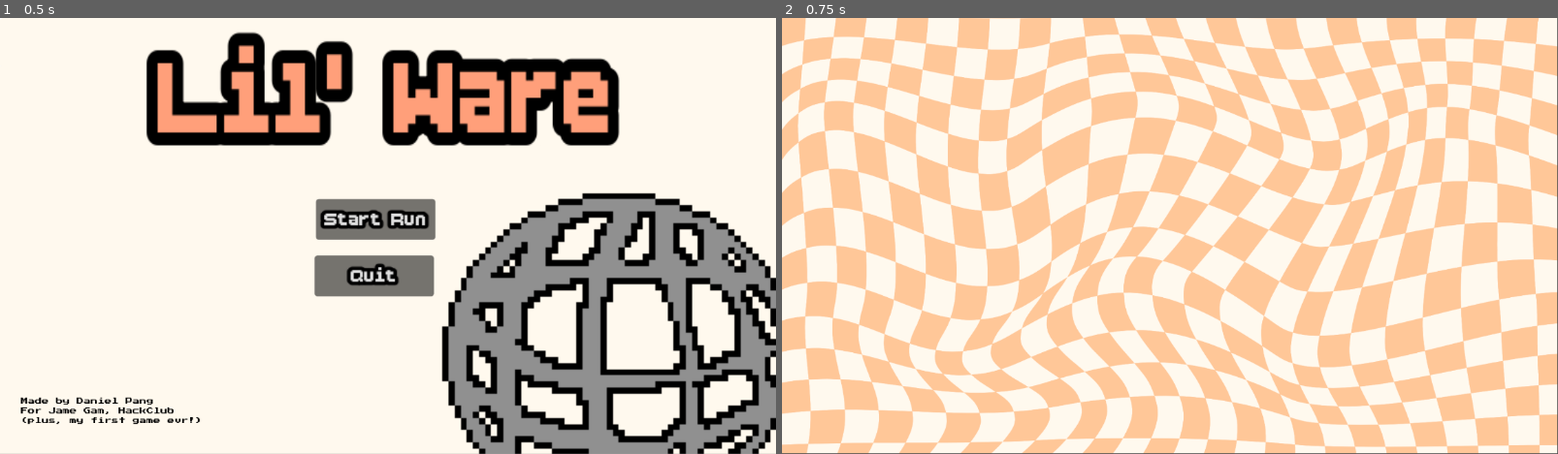
Above: before the commit, frames 1-2 (left to right).
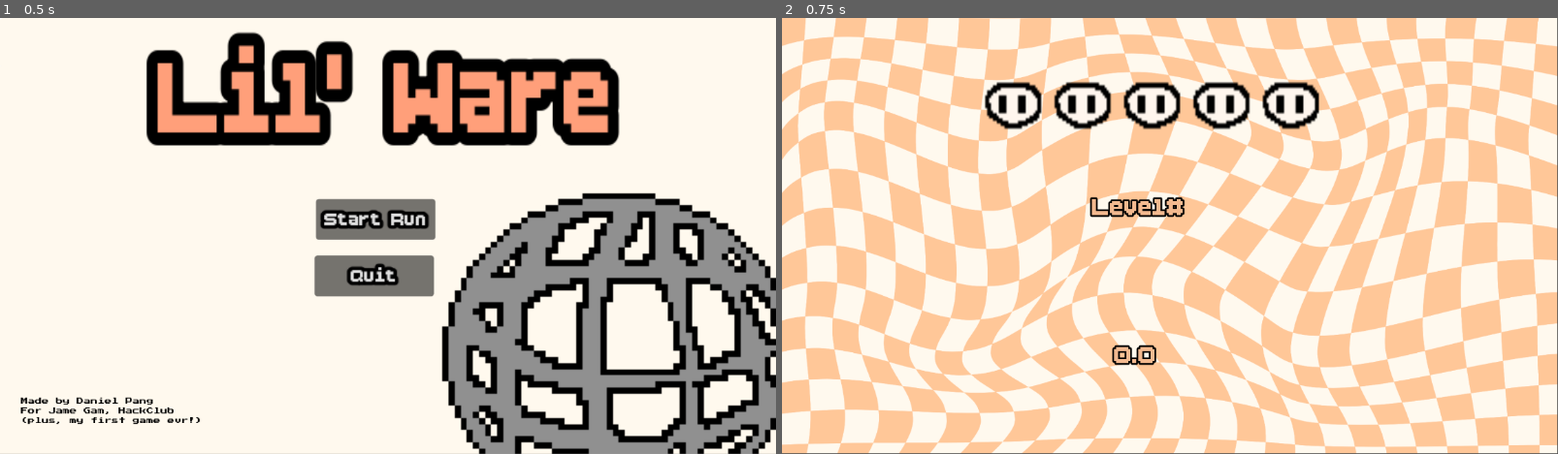
Above: after the commit, the same moments.

Repository: Doctor-Quack/Lil-Ware-Game
Game: Godot game, scene res://Scenes/title_screen.tscn
Same seed, same stepped clock (60 frames per second), same inputs: the game is played once before the commit and once after it.
Inputs:
- Up to frame 1 (0.5 s): no input
- Up to frame 2 (0.75 s): click "Start Run" at 0.5 s

Frame 1 is identical in both runs. In frame 2, 3.4% of the frame differs, in the area x 26-70%, y 14-80%.
Error after the commit: Parse Error: Unexpected "Indent" in class body. (res://Scenes/timer_screen.gd:34)

Commit message:
FIxed many bugs
There were many bugs when creating the timer. For instance, Timer as a function was not shown in base self and the node names and new variable names were confusing me on what is supposed to be mentioned. fixed hopefully with a new line. Still feeling very janky because i do not know what happened.

Diff:
--- a/Scenes/level_scene.tscn
+++ b/Scenes/level_scene.tscn
@@ -1,11 +1,66 @@
 [gd_scene format=3 uid="uid://b53weak2q12hd"]
 
+[ext_resource type="Script" uid="uid://ddedp3dh15vwg" path="res://Scenes/timer_screen.gd" id="1_2fcgv"]
 [ext_resource type="Texture2D" uid="uid://ch06ehr3yooda" path="res://level intermission.png" id="1_rol8n"]
+[ext_resource type="Texture2D" uid="uid://cr3svr4xjo0me" path="res://Scenes/lil' head.png.png" id="3_qnqh0"]
+[ext_resource type="FontFile" uid="uid://6ywva5a6wafu" path="res://BoldPixels.ttf" id="4_lymix"]
 
 [node name="level_scene" type="Node2D" unique_id=180428287]
+script = ExtResource("1_2fcgv")
 
 [node name="TextureRect" type="TextureRect" parent="." unique_id=1986082342]
 offset_right = 1151.0
 offset_bottom = 647.0
 texture = ExtResource("1_rol8n")
 expand_mode = 1
+
+[node name="life container" type="HBoxContainer" parent="." unique_id=704691104]
+offset_left = 296.00003
+offset_top = 66.0
+offset_right = 480.986
+offset_bottom = 182.81277
+scale = Vector2(2.8623679, 1.0418926)
+
+[node name="lil\' head" type="TextureRect" parent="life container" unique_id=845345762]
+layout_mode = 2
+texture = ExtResource("3_qnqh0")
+
+[node name="lil\' head2" type="TextureRect" parent="life container" unique_id=901715153]
+layout_mode = 2
+texture = ExtResource("3_qnqh0")
+
+[node name="lil\' head3" type="TextureRect" parent="life container" unique_id=567067629]
+layout_mode = 2
+texture = ExtResource("3_qnqh0")
+
+[node name="lil\' head4" type="TextureRect" parent="life container" unique_id=1902344445]
+layout_mode = 2
+texture = ExtResource("3_qnqh0")
+
+[node name="lil\' head5" type="TextureRect" parent="life container" unique_id=1027125790]
+layout_mode = 2
+texture = ExtResource("3_qnqh0")
+
+[node name="Level_node" type="RichTextLabel" parent="." unique_id=1842749168]
+clip_contents = false
+offset_left = 460.0
+offset_top = 260.0
+offset_right = 620.0
+offset_bottom = 330.0
+theme_override_colors/default_color = Color(0.9530831, 0.72541416, 0.55994534, 1)
+theme_override_constants/outline_size = 10
+theme_override_fonts/normal_font = ExtResource("4_lymix")
+theme_override_font_sizes/normal_font_size = 48
+text = "Level#"
+
+[node name="Timer_node" type="RichTextLabel" parent="." unique_id=1823126732]
+clip_contents = false
+offset_left = 493.0
+offset_top = 480.0
+offset_right = 573.0
+offset_bottom = 552.0
+theme_override_colors/default_color = Color(0.9530831, 0.72541416, 0.55994534, 1)
+theme_override_constants/outline_size = 10
+theme_override_fonts/normal_font = ExtResource("4_lymix")
+theme_override_font_sizes/normal_font_size = 48
+text = "0.0"
--- a/Scenes/timer_screen.gd
+++ b/Scenes/timer_screen.gd
@@ -1,11 +1,34 @@
 extends Node2D
+@onready var life_container: HBoxContainer = $"life container"
+@onready var lilhead: TextureRect = $"life container/lil' head"
+@onready var lilhead2: TextureRect = $"life container/lil' head2"
+@onready var lilhead3: TextureRect = $"life container/lil' head3"
+@onready var lilhead4: TextureRect = $"life container/lil' head4"
+@onready var lilhead5: TextureRect = $"life container/lil' head5"
+@onready var level_node: RichTextLabel = $"Level_node"
+@onready var timer_node: RichTextLabel = $"Timer_node"
 
+var time
+
+func _ready() -> void:
+	await get_tree().create_timer(5.0).timeout #uses the function created
+
+	if Global.minigames_done < 3: #if you haven't completed 3 minigames
+		Global.minigames_done = Global.minigames_done +1
+		get_tree().change_scene_to_file("res://Scenes/minigame_" + str(Global.minigames_done) + ".tscn")
+		#changes your scene by arranging this frankenstein path
+#the command above changes the minigame based on the levels you complete and completed.
+#whenever a level is passed, it adds one to minigames_done, and looks for the scene for that minigame.
+#reminder to name minigame saves properly
+
+	else:
+		get_tree().change_scene_to_file("res://Scenes/title_screen.tscn")
+func _process(delta : float) -> void
 
 # Called when the node enters the scene tree for the first time.
-func _ready() -> void:
-	pass # Replace with function body.
+
 
 
 # Called every frame. 'delta' is the elapsed time since the previous frame.
-func _process(delta: float) -> void:
+
 	pass
